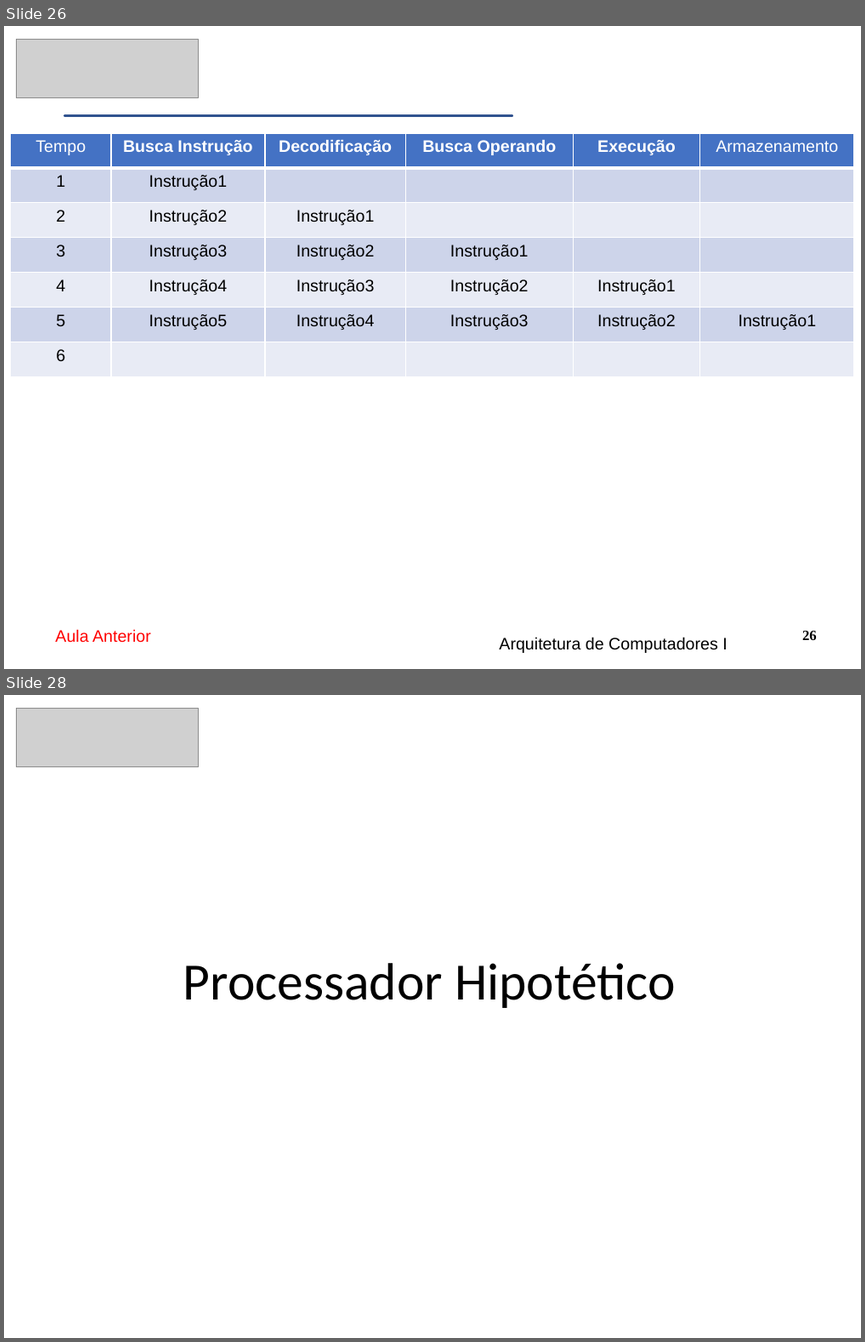
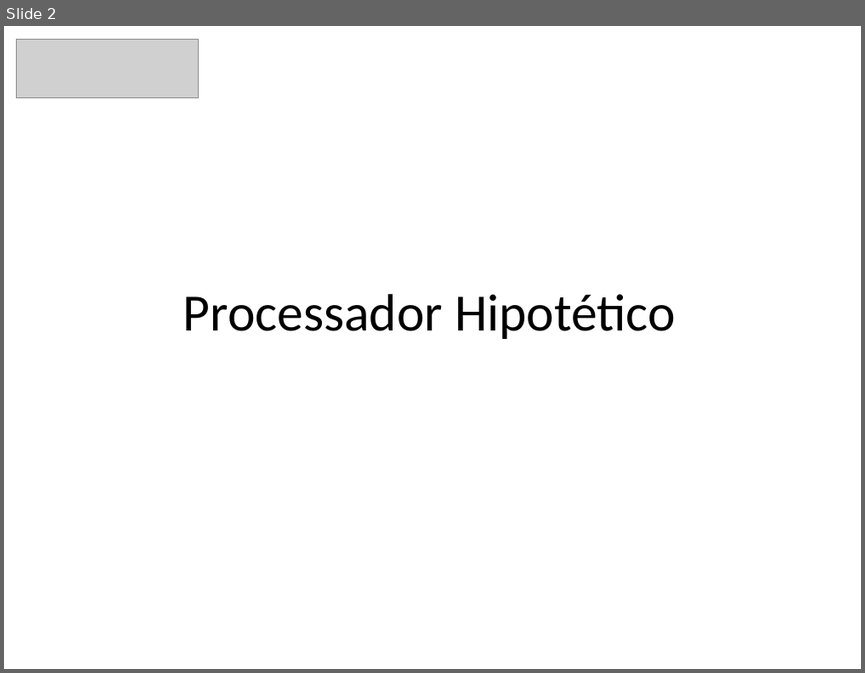
Before and after one commit to CloudEducationBrazil/WydenArquiteturaComputadores, a slide deck: 01 Classes/Aula10 - Arquitetura - Processamento Hipotético.pptx. Shown one above the other, each under a label of ours: slides 26 and 28 before the commit, slide 2 after it; the slides between them are not shown. The pictures are 865x1342 and 865x673 pixels, drawn with LibreOffice and Linux fonts; fonts in the diff are those of the drawing; grey boxes stand for pictures. Boxes give left, top, right and bottom in pixels: in the first picture for what was removed or moved away, otherwise in the second. Text is boxed around its words. In the diff, an @@ line names an element or a change of style, - is before the commit and + after.

```diff
--- a/01 Classes/Aula10 - Arquitetura - Processamento Hipotético.pptx
+++ b/01 Classes/Aula10 - Arquitetura - Processamento Hipotético.pptx
@@ slide 26 removed at (x1=4, y1=26, x2=861, y2=669), background #FFFFFF @@
@@ picture removed at (x1=16, y1=40, x2=198, y2=98) @@
@@ math minus removed at (x1=4, y1=114, x2=594, y2=118) @@
@@ table removed at (x1=11, y1=133, x2=854, y2=414), 7 rows, 6 columns @@
-Tempo | Busca Instrução | Decodificação | Busca Operando | Execução | Armazenamento
-1 | Instrução1 |  |  |  | 
-2 | Instrução2 | Instrução1 |  |  | 
-3 | Instrução3 | Instrução2 | Instrução1 |  | 
-4 | Instrução4 | Instrução3 | Instrução2 | Instrução1 | 
-5 | Instrução5 | Instrução4 | Instrução3 | Instrução2 | Instrução1
-6 |  |  |  |  | 
@@ text removed at (x1=55, y1=629, x2=151, y2=642) @@
-Aula Anterior
@@ text removed at (x1=499, y1=636, x2=726, y2=652) @@
-Arquitetura de Computadores I
@@ page number removed at (x1=802, y1=630, x2=817, y2=640) @@
-26
@@ what was slide 28 is now slide 2 @@
```
Also in this commit, not shown: 25 other slides removed.
